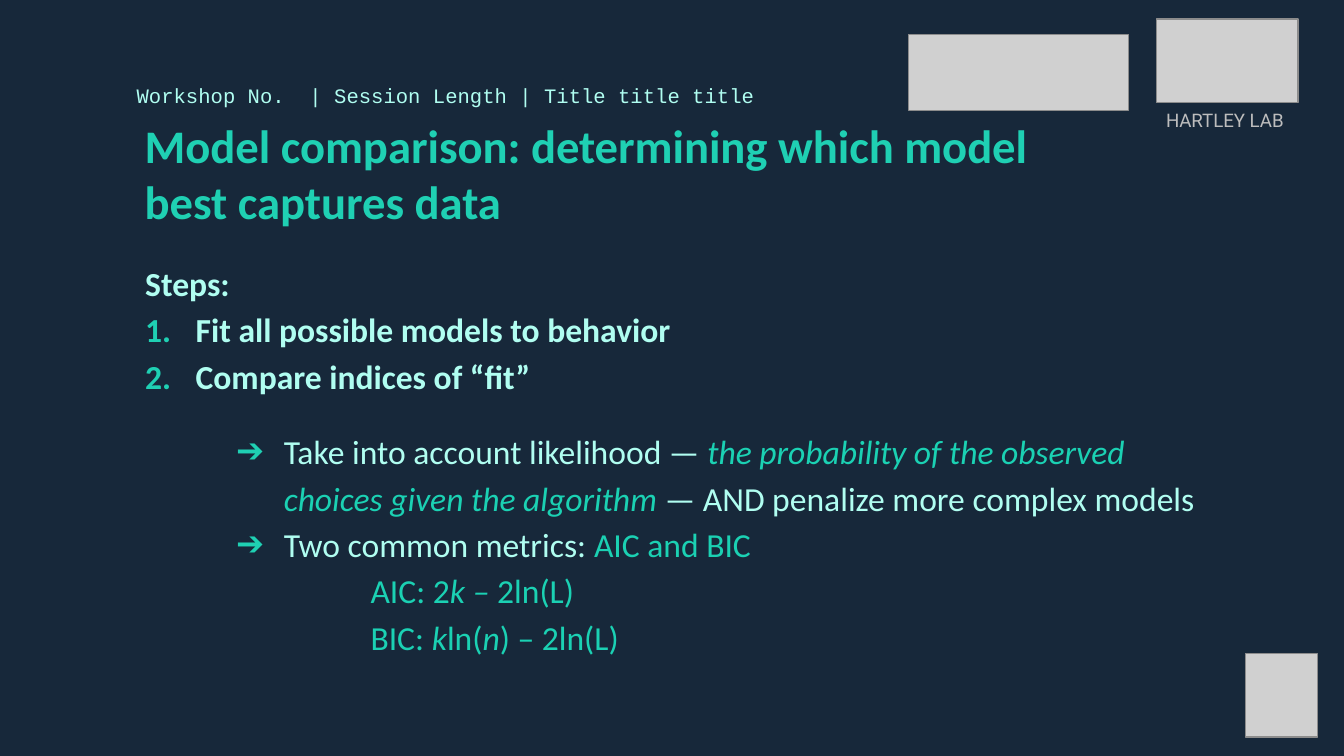
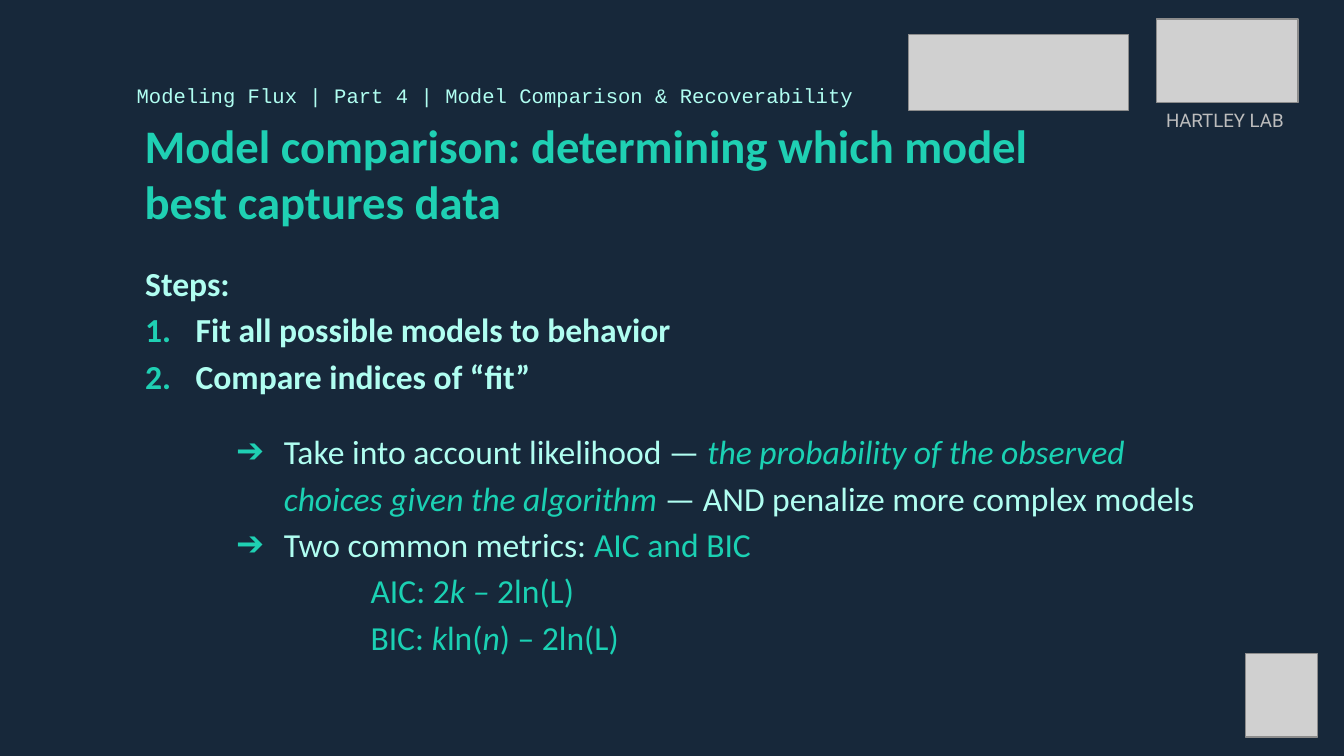
Before and after one commit to DevComPsy/2021FluxCompModellingWorkshop, a slide deck: slide 23 of SectionD/Flux_GroupD_combined.pptx (slide 20 before the commit). Drawn at 1344x756 pixels with LibreOffice and Linux fonts; fonts in the diff are those of the drawing; grey boxes stand for pictures. Boxes give left, top, right and bottom in pixels: in the first picture for what was removed or moved away, otherwise in the second. Text is boxed around its words. In the diff, an @@ line names an element or a change of style, - is before the commit and + after.

```diff
--- a/SectionD/Flux_GroupD_combined.pptx
+++ b/SectionD/Flux_GroupD_combined.pptx
@@ text at (137,88,853,108): text changed @@
-Workshop No. | Session Length | Title title title
+Modeling Flux | Part 4 | Model Comparison & Recoverability
```
Also in this commit, not shown: 4 other slides changed, 5 slides added, 3 other files.
